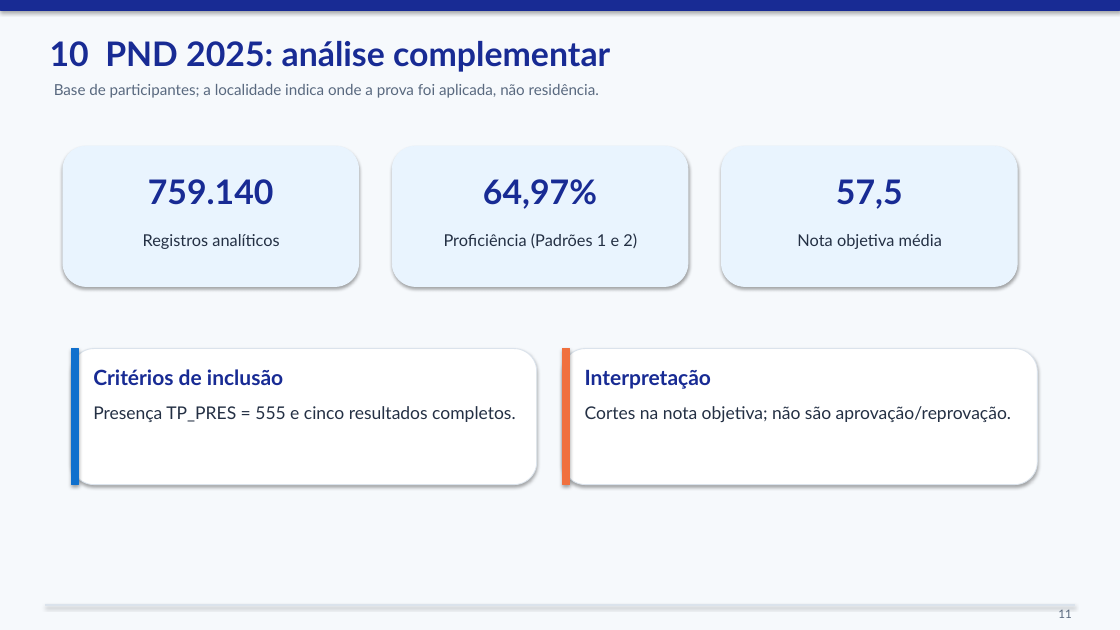
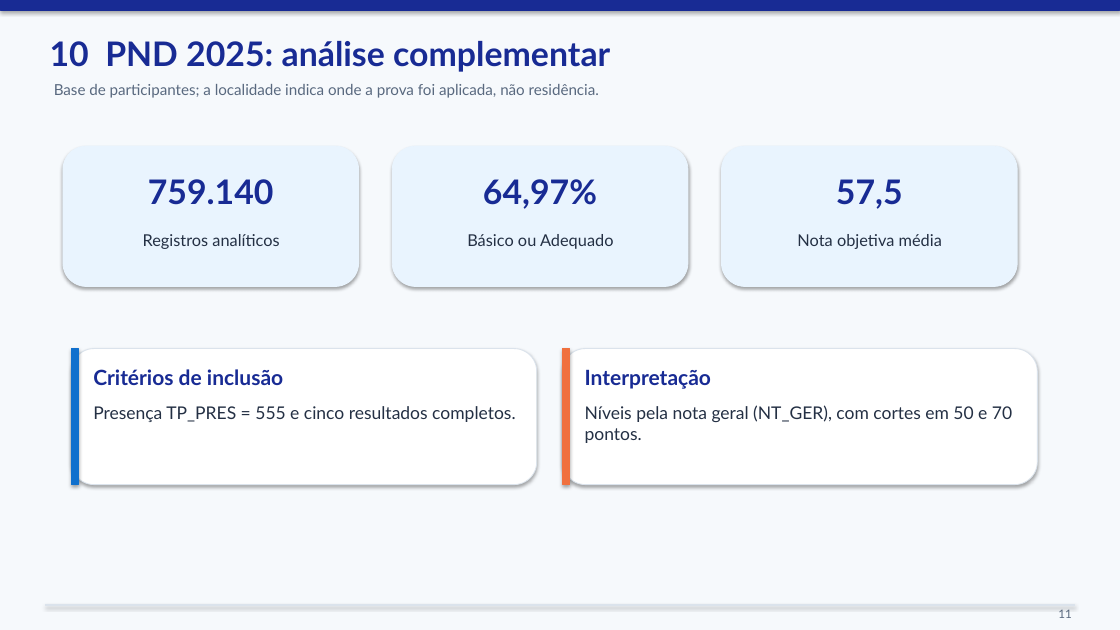
Before and after one commit to miltonRafa/portfolio-pipeline-dados-educacionais, a slide deck: slide 11 of tcc/apresentacao/Defesa_TCC_evidencias_integradas.pptx. Drawn at 1120x630 pixels with LibreOffice and Linux fonts; fonts in the diff are those of the drawing. Boxes give left, top, right and bottom in pixels: in the first picture for what was removed or moved away, otherwise in the second. Text is boxed around its words. In the diff, an @@ line names an element or a change of style, - is before the commit and + after.

```diff
--- a/tcc/apresentacao/Defesa_TCC_evidencias_integradas.pptx
+++ b/tcc/apresentacao/Defesa_TCC_evidencias_integradas.pptx
@@ text at box(467, 234, 614, 249): text changed @@
-Proficiência (Padrões 1 e 2)
+Básico ou Adequado
@@ text at box(585, 405, 1012, 443): text changed @@
-Cortes na nota objetiva; não são aprovação/reprovação.
+Níveis pela nota geral (NT_GER), com cortes em 50 e 70 pontos.
```
Also in this commit, not shown: 16 other files.
